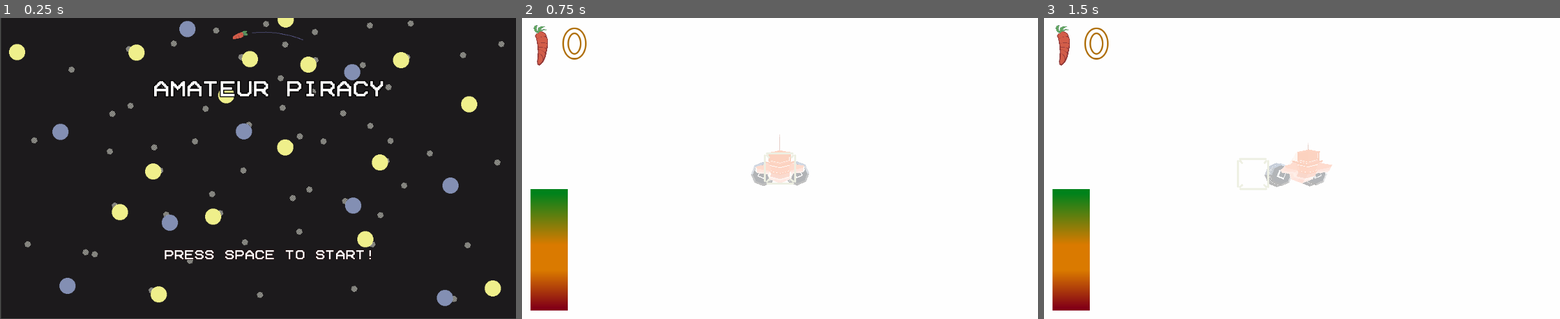
Above: before the commit, frames 1-3 (left to right).
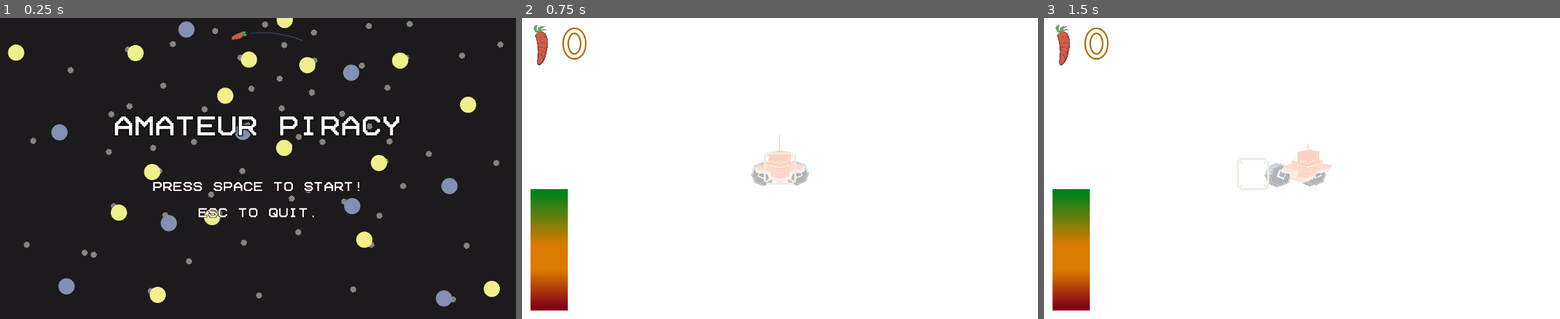
Above: after the commit, the same moments.

Repository: robwhitaker/godot-wild-jam-34
Game: Godot game, scene res://src/UI/TitleScreen.tscn
Same seed, same stepped clock (60 frames per second), same inputs: the game is played once before the commit and once after it. A sky picture missing from this copy of the repository is replaced by a grey-blue gradient.
Inputs (mouse positions are in pixels of both pictures, inside the frame that each line leads up to):
- Up to frame 1 (0.25 s): no input
- Up to frame 2 (0.75 s): tap Space at 0.5 s; move the mouse to (893, 153) at 0.52 s; press the mouse at (893, 153) at 0.53 s
- Up to frame 3 (1.5 s): tap Enter (ui_accept) at 0.77, 1.25 s; move the mouse to (1276, 168) at 1.27 s; release the mouse at (1276, 168) at 1.28 s; click (1276, 168) at 1.35 s

The runs differ from the first frame. In frame 1, 6.7% of the frame differs, in the area x 0-100%, y 0-100%; in frame 2, nothing differs; in frame 3, nothing differs.

Commit message:
Fix title and game over screens

Diff:
--- a/project.godot
+++ b/project.godot
@@ -20,6 +20,7 @@
 
 [display]
 
+window/size/fullscreen=true
 window/stretch/aspect="keep"
 
 [input]
--- a/src/UI/GameOver.tscn
+++ b/src/UI/GameOver.tscn
@@ -13,6 +13,8 @@
 
 [sub_resource type="DynamicFont" id=2]
 size = 48
+outline_size = 3
+outline_color = Color( 0, 0, 0, 1 )
 use_filter = true
 font_data = ExtResource( 1 )
 
@@ -20,34 +22,48 @@
 script = ExtResource( 2 )
 
 [node name="TextureRect" type="TextureRect" parent="."]
-margin_right = 1024.0
-margin_bottom = 600.0
+anchor_right = 1.0
+anchor_bottom = 1.0
 texture = ExtResource( 3 )
+stretch_mode = 1
 __meta__ = {
 "_edit_use_anchors_": false
 }
 
-[node name="RichTextLabel" type="RichTextLabel" parent="."]
-margin_left = 134.0
-margin_top = 63.0
-margin_right = 942.0
-margin_bottom = 277.0
+[node name="CenterContainer" type="CenterContainer" parent="TextureRect"]
+anchor_right = 1.0
+anchor_bottom = 1.0
+__meta__ = {
+"_edit_use_anchors_": false
+}
+
+[node name="VBoxContainer" type="VBoxContainer" parent="TextureRect/CenterContainer"]
+margin_left = 112.0
+margin_right = 912.0
+margin_bottom = 900.0
+custom_constants/separation = 700
+
+[node name="RichTextLabel" type="RichTextLabel" parent="TextureRect/CenterContainer/VBoxContainer"]
+margin_right = 800.0
+margin_bottom = 100.0
+rect_min_size = Vector2( 800, 100 )
 custom_fonts/normal_font = SubResource( 1 )
+bbcode_enabled = true
+bbcode_text = "[center]You died! try again?[/center]"
 text = "You died! try again?"
 __meta__ = {
 "_edit_use_anchors_": false
 }
 
-[node name="RichTextLabel2" type="RichTextLabel" parent="."]
-margin_left = 198.634
-margin_top = 376.25
-margin_right = 876.634
-margin_bottom = 540.25
+[node name="RichTextLabel2" type="RichTextLabel" parent="TextureRect/CenterContainer/VBoxContainer"]
+margin_top = 800.0
+margin_right = 800.0
+margin_bottom = 900.0
+rect_min_size = Vector2( 600, 100 )
 custom_fonts/normal_font = SubResource( 2 )
-text = "
-
-space for back to title!
-"
+bbcode_enabled = true
+bbcode_text = "[center]space for back to title![/center]"
+text = "space for back to title!"
 scroll_active = false
 __meta__ = {
 "_edit_use_anchors_": false
--- a/src/UI/TitleScreen.gd
+++ b/src/UI/TitleScreen.gd
@@ -14,6 +14,8 @@
 func _unhandled_input(event):
     if event.is_action_released("ui_accept"):
         get_tree().change_scene(next_scene_path)
+    elif event.is_action_pressed("ui_cancel"):
+        get_tree().quit()
 
 # Called every frame. 'delta' is the elapsed time since the previous frame.
 #func _process(delta):
--- a/src/UI/TitleScreen.tscn
+++ b/src/UI/TitleScreen.tscn
@@ -3,6 +3,12 @@
 [ext_resource path="res://src/UI/spacebunny.png" type="Texture" id=1]
 [ext_resource path="res://src/UI/TitleScreen.gd" type="Script" id=2]
 [ext_resource path="res://src/UI/Teletactile-3zavL.ttf" type="DynamicFontData" id=3]
+
+[sub_resource type="DynamicFont" id=2]
+size = 50
+outline_size = 2
+outline_color = Color( 0.0196078, 0.0117647, 0.0117647, 1 )
+font_data = ExtResource( 3 )
 
 [sub_resource type="DynamicFont" id=1]
 size = 24
@@ -10,47 +16,60 @@
 outline_color = Color( 0.137255, 0.0470588, 0.0470588, 1 )
 font_data = ExtResource( 3 )
 
-[sub_resource type="DynamicFont" id=2]
-size = 40
-outline_size = 2
-outline_color = Color( 0.0196078, 0.0117647, 0.0117647, 1 )
-font_data = ExtResource( 3 )
-
 [node name="TitleScreen" type="CanvasLayer"]
 script = ExtResource( 2 )
 
 [node name="TextureRect" type="TextureRect" parent="."]
-margin_left = 2.31177
-margin_top = -1.12247
-margin_right = 1026.31
-margin_bottom = 598.878
+anchor_right = 1.0
+anchor_bottom = 1.0
 texture = ExtResource( 1 )
 expand = true
-stretch_mode = 4
+stretch_mode = 1
 __meta__ = {
 "_edit_use_anchors_": false
 }
 
-[node name="RichTextLabel" type="RichTextLabel" parent="."]
-margin_left = 324.919
-margin_top = 460.653
-margin_right = 756.919
-margin_bottom = 489.653
-custom_fonts/normal_font = SubResource( 1 )
-text = "Press space to start!"
+[node name="CenterContainer" type="CenterContainer" parent="TextureRect"]
+anchor_right = 1.0
+anchor_bottom = 1.0
 __meta__ = {
 "_edit_use_anchors_": false
 }
 
-[node name="RichTextLabel2" type="RichTextLabel" parent="."]
-margin_left = 303.081
-margin_top = 124.0
-margin_right = 770.081
-margin_bottom = 205.0
+[node name="VBoxContainer" type="VBoxContainer" parent="TextureRect/CenterContainer"]
+margin_left = 212.0
+margin_top = 194.0
+margin_right = 812.0
+margin_bottom = 405.0
+custom_constants/separation = 50
+
+[node name="RichTextLabel2" type="RichTextLabel" parent="TextureRect/CenterContainer/VBoxContainer"]
+margin_right = 600.0
+margin_bottom = 81.0
+rect_min_size = Vector2( 600, 81 )
 custom_fonts/normal_font = SubResource( 2 )
 custom_colors/default_color = Color( 1, 1, 1, 1 )
+bbcode_enabled = true
+bbcode_text = "[center]Amateur Piracy[/center]"
 text = "Amateur Piracy"
 scroll_active = false
 __meta__ = {
 "_edit_use_anchors_": false
 }
+
+[node name="RichTextLabel" type="RichTextLabel" parent="TextureRect/CenterContainer/VBoxContainer"]
+margin_top = 131.0
+margin_right = 600.0
+margin_bottom = 211.0
+rect_min_size = Vector2( 432, 80 )
+custom_fonts/normal_font = SubResource( 1 )
+bbcode_enabled = true
+bbcode_text = "[center]Press space to start!
+
+ESC to quit.[/center]"
+text = "Press space to start!
+
+ESC to quit."
+__meta__ = {
+"_edit_use_anchors_": false
+}
